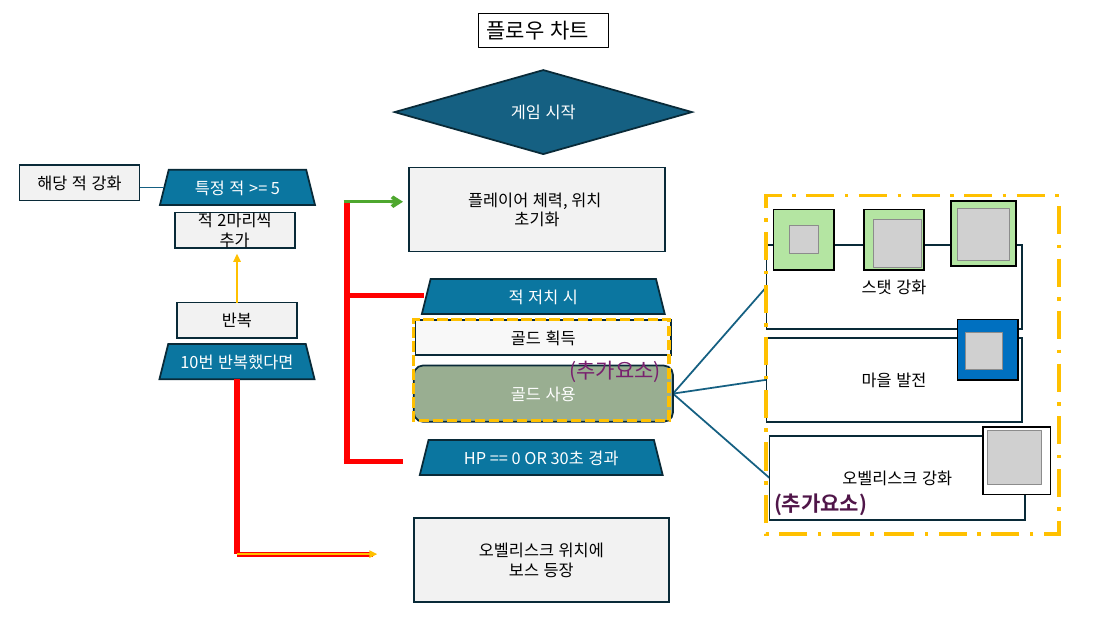
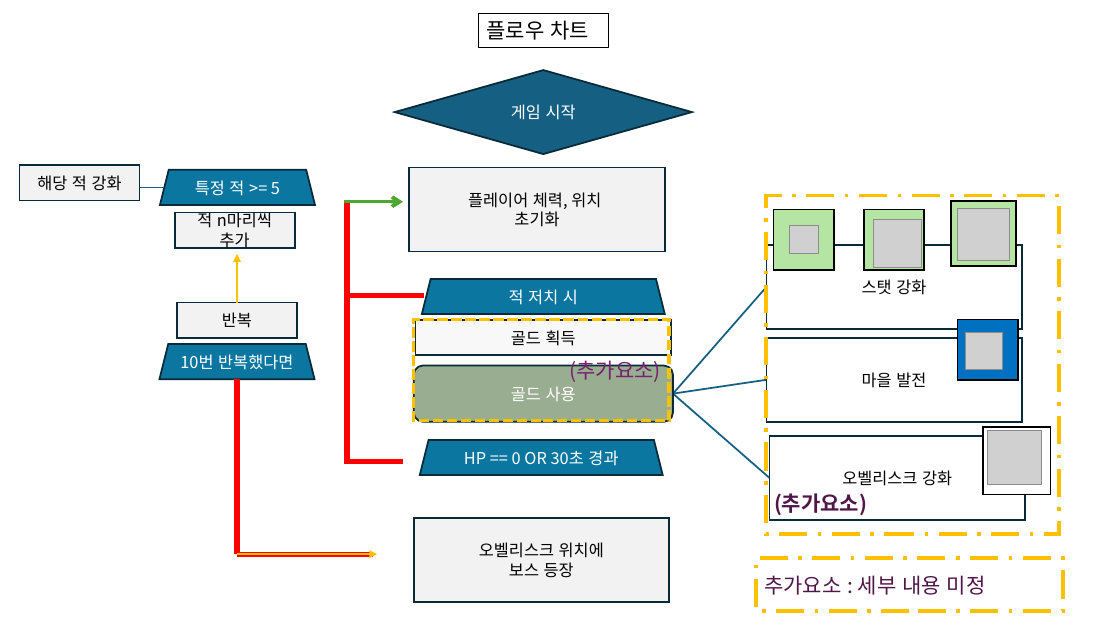
Before and after one commit to Younjaehyung/2DGP-PROJECT, a slide deck: slide 10 of 2DGP_project1.pptx (slide 8 before the commit). Drawn at 1120x630 pixels with LibreOffice and Linux fonts; fonts in the diff are those of the drawing; grey boxes stand for pictures; background and template pictures are left out. Boxes give left, top, right and bottom in pixels: in the first picture for what was removed or moved away, otherwise in the second. Text is boxed around its words. In the diff, an @@ line names an element or a change of style, - is before the commit and + after.

```diff
--- a/2DGP_project1.pptx
+++ b/2DGP_project1.pptx
@@ text in rectangle at [197,212,272,249]: text changed @@
-적 2마리씩 추가
+적 n마리씩 추가
@@ rectangle added at [756,558,1063,611], outline #FFC000 3 pt dashed, 18 pt, text #501649 @@
+추가요소 : 세부 내용 미정
```
Also in this commit, not shown: 4 other slides changed, 4 slides added, 1 other file.
